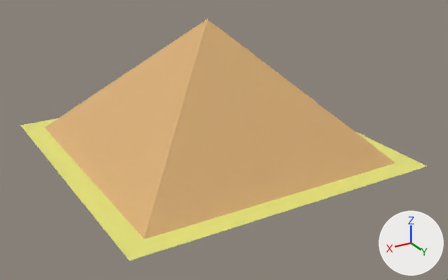
Two versions of the glTF model art_assets/pyramid.glb, one commit apart.
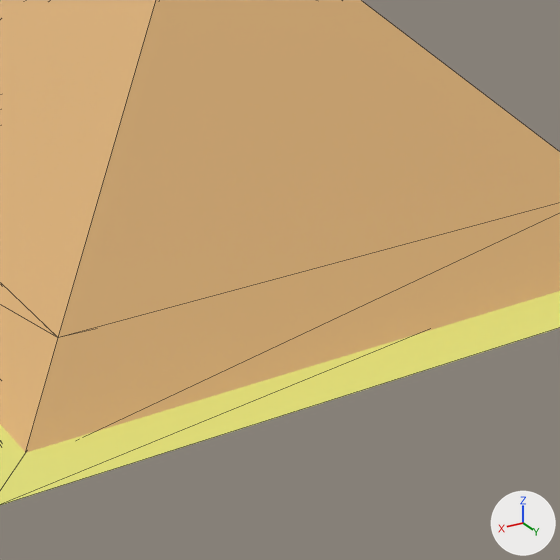
Each version is shown whole from a 50 mm camera at (24.5, 43.5, 21.8) aimed at (-0.3, 2.1, 1.1), then close up on the part from 30% to 77% of the width and 24% to 100% of the height. The lights are fixed; the arrows at lower right show +X, +Y and +Z. The close-ups show mesh edges as thin lines. Vertices at the same position are counted once.

Script lines for the objects in view, before the commit:
```python
me_plane_001 = bpy.data.meshes.new('Plane.001')
me_plane_001.from_pydata([(-13.0, -13.0, 0.0), (13.0, -13.0, 0.0), (-13.0, 13.0, 0.0), (13.0, 13.0, 0.0), (-10.0, 10.0, 0.0), (-10.0, -10.0, 0.0), (10.0, -10.0, 0.0), (10.0, 10.0, 0.0)], [], [(5, 4, 2), (5, 2, 0), (6, 5, 0), (6, 0, 1), (7, 6, 1), (7, 1, 3), (4, 7, 3), (4, 3, 2)])
me_plane_001.materials.append(mat_sand)  # yellow #e7e67a
me_plane_009 = bpy.data.meshes.new('Plane.009')
me_plane_009.from_pydata(...)  # 16 vertices, 32 faces; spans x -11.4..11.4, y -11.4..11.4, z -1.0..1.8
me_plane_009.materials.append(mat_pyramid_sides)  # beige #ddb177
me_plane_012 = bpy.data.meshes.new('Plane.012')
me_plane_012.from_pydata([(-9.0, 9.0, 1.0), (9.0, 9.0, 1.0), (0.0, 0.0, 10.0), (-9.4, 9.4, 1.8), (9.4, 9.4, 1.8), (0.0, 0.0, 11.0)], [], [(1, 2, 0), (4, 3, 5), (0, 2, 5), (0, 5, 3), (1, 4, 5), (1, 5, 2), (1, 0, 3), (1, 3, 4)])
me_plane_012.materials.append(mat_pyramid_sides)  # beige #ddb177
ob_base = bpy.data.objects.new('Base', me_plane_009)
ob_base.location = (0.0, 0.0, 0.0)
ob_sand = bpy.data.objects.new('Sand', me_plane_001)
ob_sand.location = (0.0, 0.0, 0.0)
ob_side_n = bpy.data.objects.new('Side_N', me_plane_012)
ob_side_n.location = (0.0, 0.0, 0.0)
# also in view: 'Side_E' at (4.7, 0.0, 6.0)
```
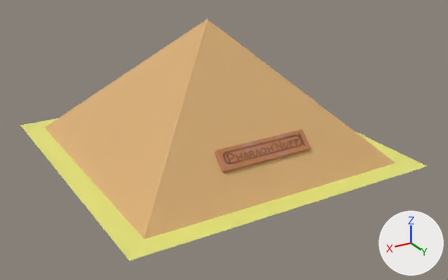
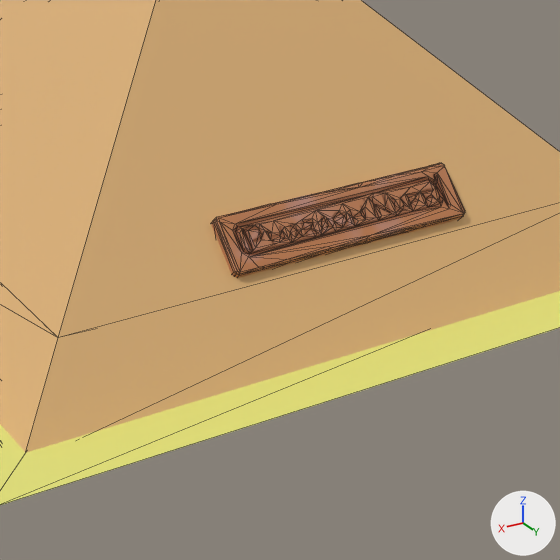
Location of each change, (x1, y1, x2, y2) in pixels of the close-ups (560 x 560 px):
part 1 of me_plane_012, added (brown): after (211, 163, 465, 278)
part 2 of me_plane_012, recoloured: (207, 159, 473, 286) in both

Edits to the bpy script that builds the scene:
```text
Add img_ucupaint_logocube_paint_normal:
    img_ucupaint_logocube_paint_normal = load_image('Ucupaint Logocube_Paint Normal', '_unpacked/Ucupaint_Logocube_Paint_Normal', 1024, 1024, 'Non-Color')
Add img_ucupaint_logocube_paint_color:
    img_ucupaint_logocube_paint_color = load_image('Ucupaint Logocube_Paint Color', '_unpacked/Ucupaint_Logocube_Paint_Color', 1024, 1024, 'sRGB')
Add mat_pyramid_sides_001:
    mat_pyramid_sides_001 = bpy.data.materials.new('Pyramid Sides.001')
    # nodes: BsdfPrincipled, Mix, OutputMaterial, VertexColor
    # colours: beige #ddb177
Add mat_logocube_paint:
    mat_logocube_paint = bpy.data.materials.new('Logocube_Paint')
    # uses the picture img_ucupaint_logocube_paint_color
    # uses the picture img_ucupaint_logocube_paint_normal
Change me_plane_012:
    used by ob_side_n; location = (0.0, 0.0, 0.0)
    remove me_plane_012.from_pydata(...)  # 6 vertices, 8 faces; spans x -9.4..9.4, y 0.0..9.4, z 1.0..11.0
    add me_plane_012.from_pydata(...)  # 245 vertices, 474 faces; spans x -9.4..9.4, y 0.0..9.4, z 1.0..11.0
    me_plane_012 part 1: a new loose piece of 239 vertices spanning x -3.9..4.0, y 7.4..9.3, z 1.6..3.5, in mat_logocube_paint
    me_plane_012 part 2: 8 faces spanning x -9.4..9.4, y 0.0..9.4, z 1.0..11.0 switch from mat_pyramid_sides (beige #ddb177) to mat_pyramid_sides_001
    me_plane_012 part 3: the surface is now shaded smooth
    add me_plane_012.materials.append(mat_logocube_paint)
```
